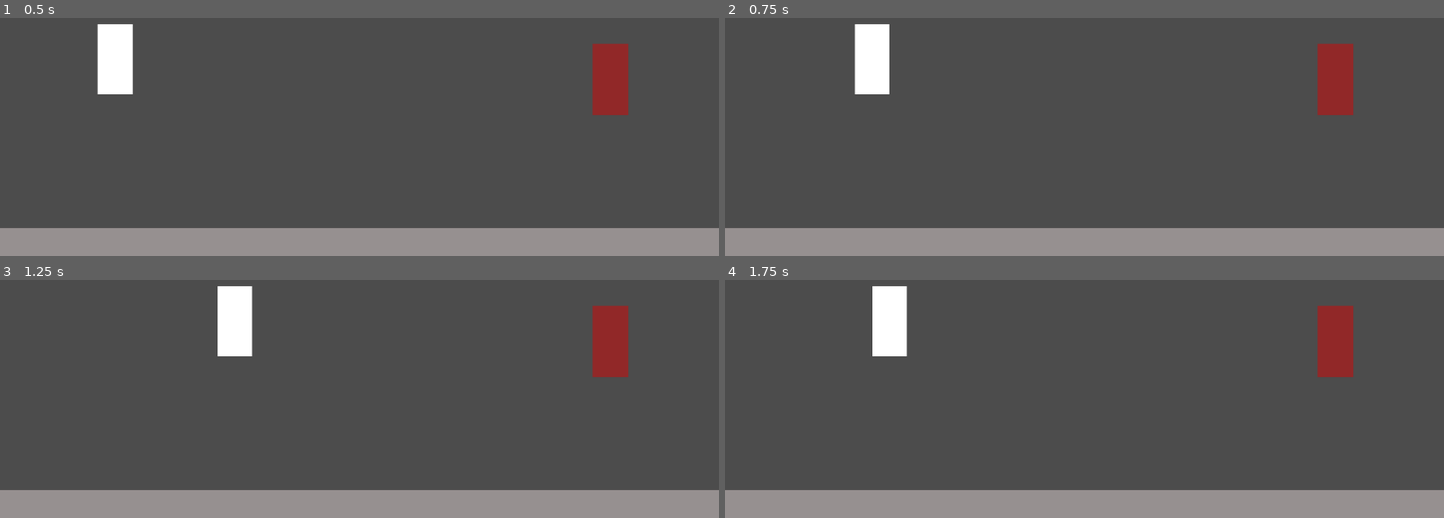
Above: before the commit, frames 1-4 (two rows, left to right).
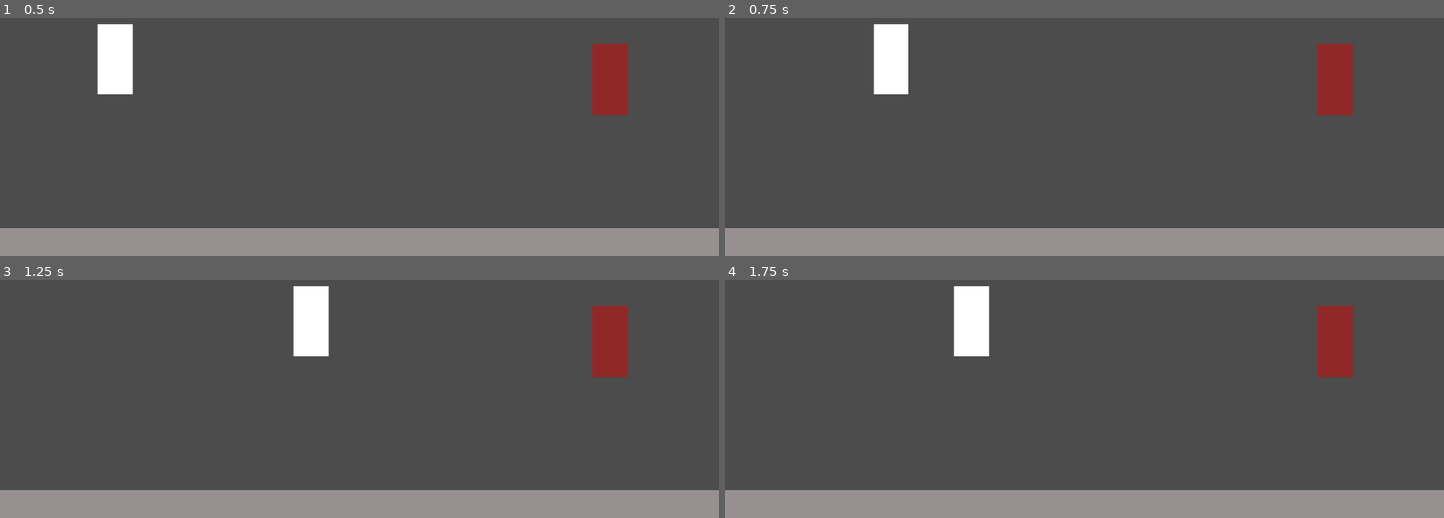
Above: after the commit, the same moments.

Repository: sredna43/gameoff2020
Game: Godot game, scene res://scenes/levels/TestWorld.tscn
The game is run twice, just before and just after one commit, with the same random seed, the same clock (stepped at 60 frames per second) and the same inputs.
Inputs:
- Up to frame 1 (0.5 s): no input
- Up to frame 2 (0.75 s): tap Enter at 0.5 s; hold D (player_right) from 0.53 s (still down); hold Shift (player_run) from 0.53 s (still down)
- Up to frame 3 (1.25 s): keep holding D (player_right); keep holding Shift (player_run)
- Up to frame 4 (1.75 s): release D (player_right) at 1.28 s; release Shift (player_run) at 1.28 s; hold A (player_left) from 1.28 s (still down); tap Shift (player_run) at 1.35 s

Frame 1 is identical in both runs. In frame 2, 1.6% of the frame differs, in the area x 18-26%, y 2-33%; in frame 3, 2.9%, in the area x 30-46%, y 2-33%; in frame 4, 2.9%.

Commit message:
Feat: run

Diff:
--- a/Godot/scenes/player/Player.tscn
+++ b/Godot/scenes/player/Player.tscn
@@ -1,9 +1,10 @@
-[gd_scene load_steps=6 format=2]
+[gd_scene load_steps=7 format=2]
 
 [ext_resource path="res://scenes/player/scripts/controller.gd" type="Script" id=1]
 [ext_resource path="res://scenes/player/scripts/state_machine/states/walk.gd" type="Script" id=2]
 [ext_resource path="res://scenes/player/scripts/state_machine/player_fsm.gd" type="Script" id=3]
 [ext_resource path="res://scenes/player/scripts/state_machine/states/idle.gd" type="Script" id=4]
+[ext_resource path="res://scenes/player/scripts/state_machine/states/run.gd" type="Script" id=5]
 
 [sub_resource type="CapsuleShape2D" id=1]
 
@@ -23,6 +24,9 @@
 [node name="Walk" type="Node2D" parent="States"]
 script = ExtResource( 2 )
 
+[node name="Run" type="Node2D" parent="States"]
+script = ExtResource( 5 )
+
 [node name="CollisionShape2D" type="CollisionShape2D" parent="."]
 shape = SubResource( 1 )
 
--- /dev/null
+++ b/Godot/scenes/player/scripts/state_machine/states/run.gd
@@ -0,0 +1,10 @@
+#Run state
+
+extends PlayerState
+
+func run(player: KinematicBody2D) -> String:
+    if Input.is_action_pressed("player_run"):
+        player.vx = player.horizontal_input * player.walk_speed * 1.65
+        player.move()
+        return ""
+    return "walk"
--- a/Godot/scenes/player/scripts/state_machine/states/walk.gd
+++ b/Godot/scenes/player/scripts/state_machine/states/walk.gd
@@ -9,4 +9,7 @@
 
 	if player.horizontal_input == 0:
 		return "idle"
+
+	if Input.is_action_pressed("player_run"):
+		return "run"
 	return ""
